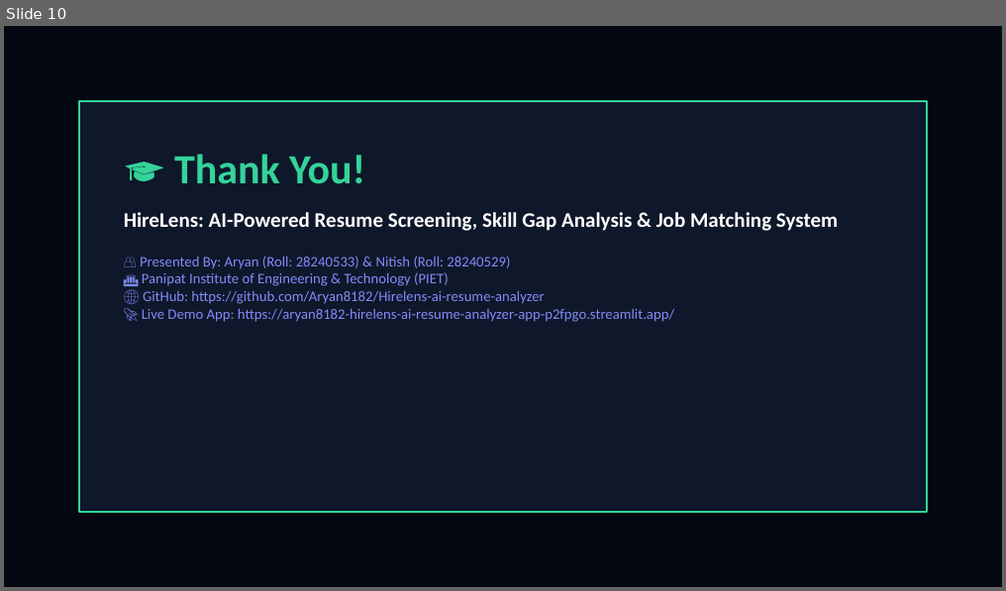
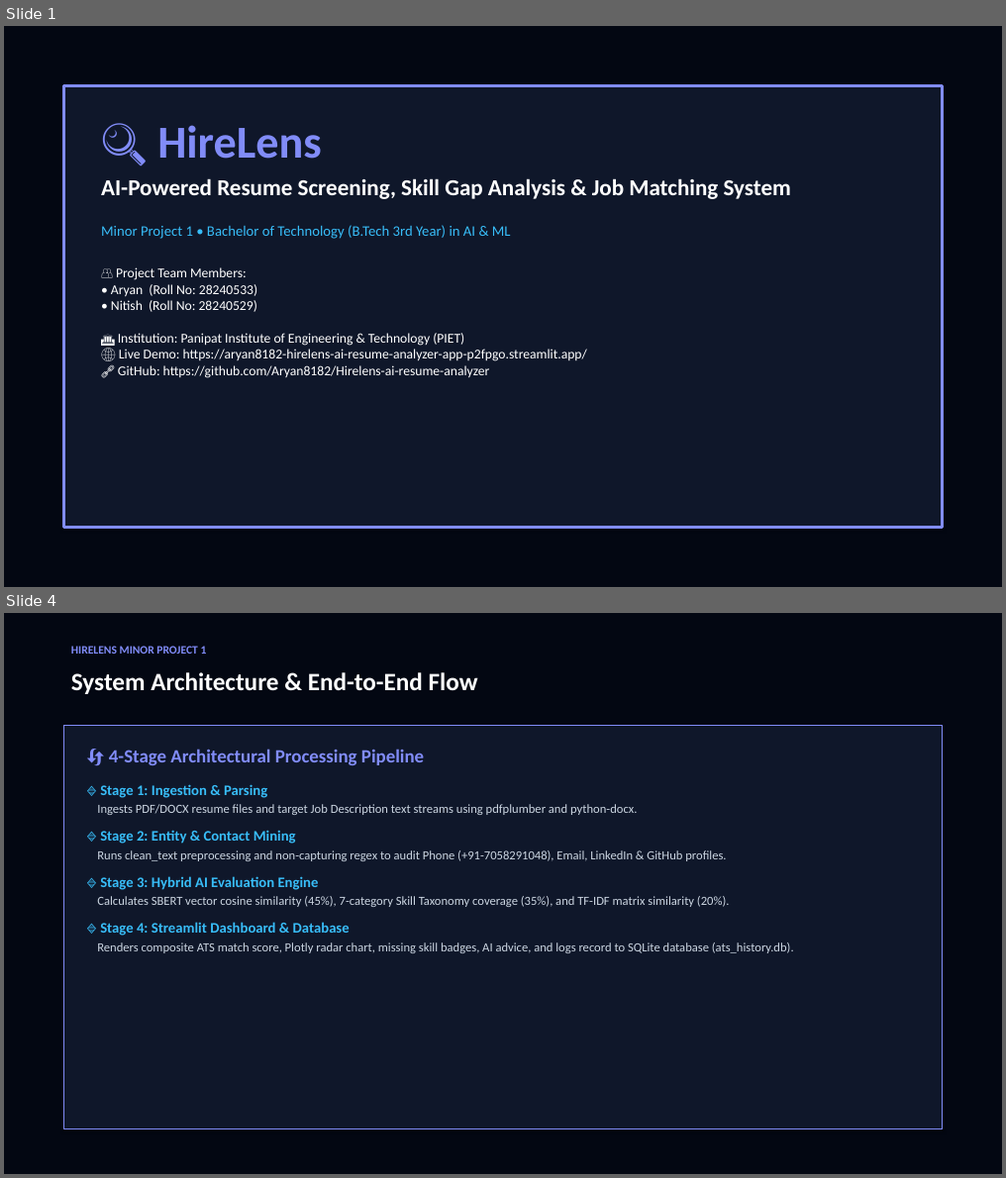
Before and after one commit to Aryan8182/Hirelens-ai-resume-analyzer, a slide deck: HireLens_Presentation.pptx. Shown one above the other, each under a label of ours: slide 10 before the commit, slides 1 and 4 after it; the slides between them are not shown. The pictures are 1006x591 and 1006x1178 pixels, drawn with LibreOffice and Linux fonts; fonts in the diff are those of the drawing. Boxes give left, top, right and bottom in pixels: in the first picture for what was removed or moved away, otherwise in the second. Text is boxed around its words. In the diff, an @@ line names an element or a change of style, - is before the commit and + after.

Commit message:
Generate and update comprehensive 12-slide HireLens defense presentation

```diff
--- a/HireLens_Presentation.pptx
+++ b/HireLens_Presentation.pptx
@@ slide 4 added at box(4, 613, 1002, 1174), background #030712 @@
@@ text added at box(71, 646, 207, 654), 11 pt, text #818CF8, bold @@
+HIRELENS MINOR PROJECT 1
@@ text added at box(71, 672, 478, 694), 24 pt, text #FFFFFF, bold @@
+System Architecture & End-to-End Flow
@@ rectangle added at box(63, 725, 943, 1130), fill #0F172A, outline #818CF8 1.5 pt @@
@@ text added at box(97, 749, 794, 954), 12 pt, text #CBD5E1 @@
+🔄 4-Stage Architectural Processing Pipeline
+🔹 Stage 1: Ingestion & Parsing
+Ingests PDF/DOCX resume files and target Job Description text streams using pdfplumber and python-docx.
+🔹 Stage 2: Entity & Contact Mining
+Runs clean_text preprocessing and non-capturing regex to audit Phone (+91-7058291048), Email, LinkedIn & GitHub profiles.
+🔹 Stage 3: Hybrid AI Evaluation Engine
+Calculates SBERT vector cosine similarity (45%), 7-category Skill Taxonomy coverage (35%), and TF-IDF matrix similarity (20%).
+🔹 Stage 4: Streamlit Dashboard & Database
+Renders composite ATS match score, Plotly radar chart, missing skill badges, AI advice, and logs record to SQLite database (ats_history.db).
@@ what was slide 10 is now slide 1 @@
@@ slide 1 changed as well @@
@@ rectangle: place and size @@
-rectangle at box(79, 101, 927, 513)
+rectangle at box(63, 85, 943, 528)
@@ rectangle at box(63, 85, 943, 528): outline #34D399 2 pt to #818CF8 2 pt @@
@@ text at box(101, 125, 791, 378): text changed; size 14 to 13 pt; text colour #818CF8 to #FFFFFF @@
-🎓 Thank You!
-HireLens: AI-Powered Resume Screening, Skill Gap Analysis & Job Matching System
-👥 Presented By: Aryan (Roll: 28240533) & Nitish (Roll: 28240529)
-🏛️ Panipat Institute of Engineering & Technology (PIET)
-🌐 GitHub: https://github.com/Aryan8182/Hirelens-ai-resume-analyzer
-🚀 Live Demo App: https://aryan8182-hirelens-ai-resume-analyzer-app-p2fpgo.streamlit.app/
+🔍 HireLens
+AI-Powered Resume Screening, Skill Gap Analysis & Job Matching System
+Minor Project 1 • Bachelor of Technology (B.Tech 3rd Year) in AI & ML
+👥 Project Team Members:
+• Aryan (Roll No: 28240533)
+• Nitish (Roll No: 28240529)
+🏛️ Institution: Panipat Institute of Engineering & Technology (PIET)
+🌐 Live Demo: https://aryan8182-hirelens-ai-resume-analyzer-app-p2fpgo.streamlit.app/
+🔗 GitHub: https://github.com/Aryan8182/Hirelens-ai-resume-analyzer
```
Also in this commit, not shown: 6 other slides changed, 4 other slides added, 3 slides removed, 1 other file.
